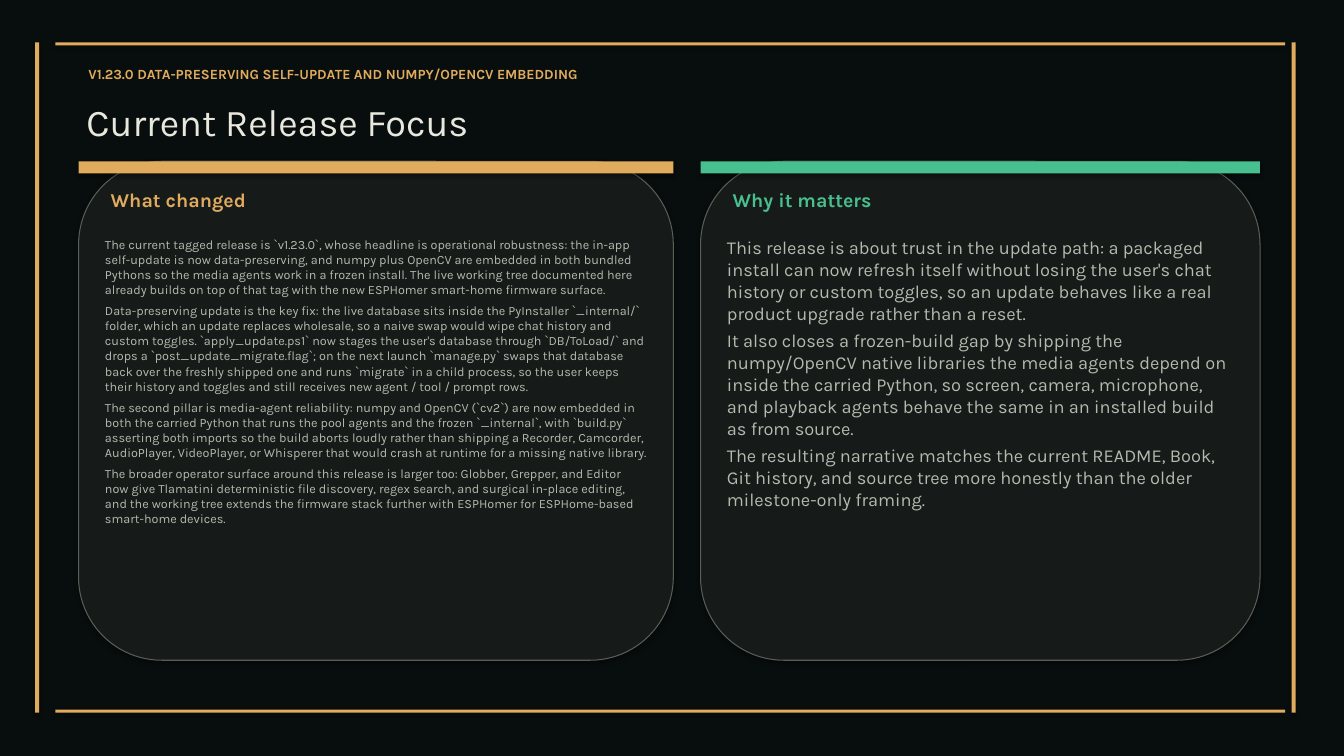
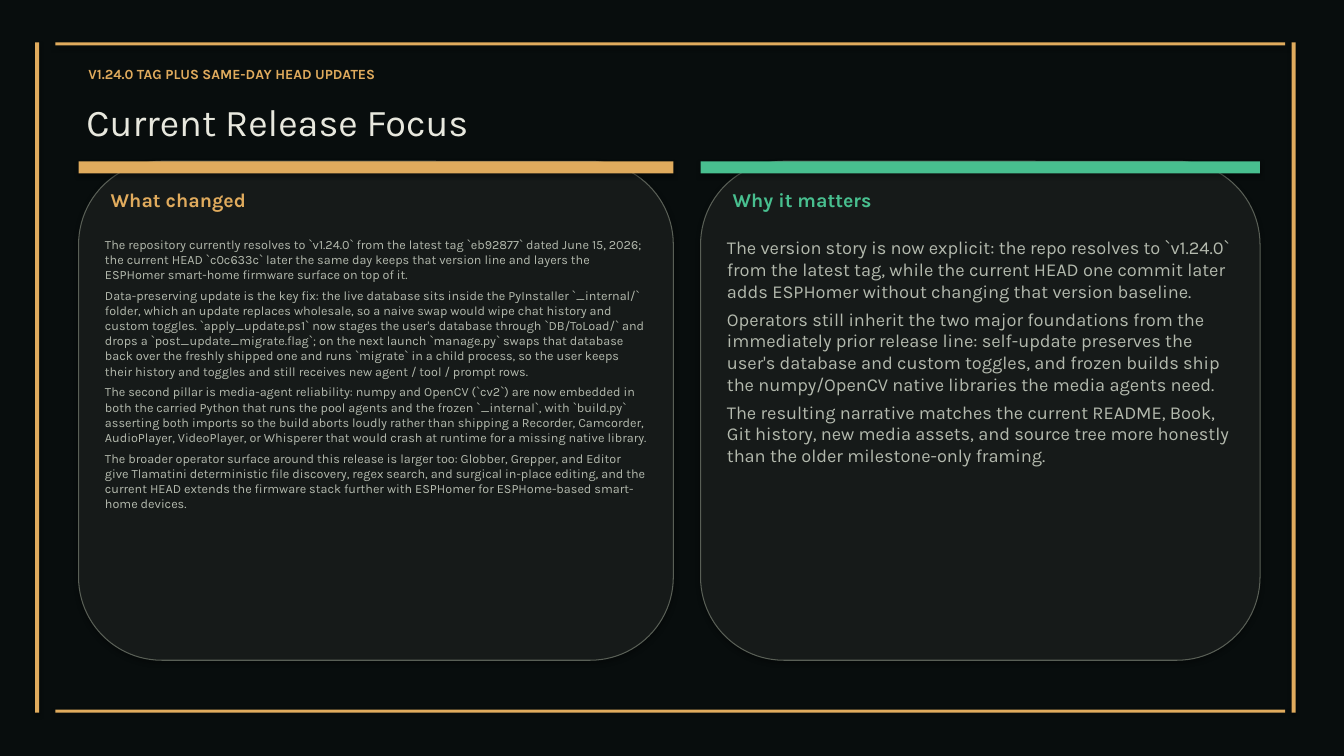
Before and after one commit to XAIHT/Tlamatini, a slide deck: slide 18 of Tlamatini_eXtended_Artificial_Intelligence_Humanly_Tempered.pptx. Drawn at 1344x756 pixels with LibreOffice and Linux fonts; fonts in the diff are those of the drawing. Boxes give left, top, right and bottom in pixels: in the first picture for what was removed or moved away, otherwise in the second. Text is boxed around its words. In the diff, an @@ line names an element or a change of style, - is before the commit and + after.

Commit message:
Updating visual documentation and self-aware/self-modify document, to version 1.24.0, by Tlamatini's-AutoBot.

```diff
--- a/Tlamatini_eXtended_Artificial_Intelligence_Humanly_Tempered.pptx
+++ b/Tlamatini_eXtended_Artificial_Intelligence_Humanly_Tempered.pptx
@@ text at box(88, 69, 375, 79): text changed @@
-V1.23.0 DATA-PRESERVING SELF-UPDATE AND NUMPY/OPENCV EMBEDDING
+V1.24.0 TAG PLUS SAME-DAY HEAD UPDATES
@@ text at box(105, 239, 642, 282): text changed @@
-The current tagged release is `v1.23.0`, whose headline is operational robustness: the in-app self-update is now data-preserving, and numpy plus OpenCV are embedded in both bundled Pythons so the media agents work in a frozen install. The live working tree documented here already builds on top of that tag with the new ESPHomer smart-home firmware surface.
+The repository currently resolves to `v1.24.0` from the latest tag `eb92877` dated June 15, 2026; the current HEAD `c0c633c` later the same day keeps that version line and layers the ESPHomer smart-home firmware surface on top of it.
@@ text at box(727, 240, 1230, 467): text changed @@
-This release is about trust in the update path: a packaged install can now refresh itself without losing the user's chat history or custom toggles, so an update behaves like a real product upgrade rather than a reset.
-It also closes a frozen-build gap by shipping the numpy/OpenCV native libraries the media agents depend on inside the carried Python, so screen, camera, microphone, and playback agents behave the same in an installed build as from source.
-The resulting narrative matches the current README, Book, Git history, and source tree more honestly than the older milestone-only framing.
+The version story is now explicit: the repo resolves to `v1.24.0` from the latest tag, while the current HEAD one commit later adds ESPHomer without changing that version baseline.
+Operators still inherit the two major foundations from the immediately prior release line: self-update preserves the user's database and custom toggles, and frozen builds ship the numpy/OpenCV native libraries the media agents need.
+The resulting narrative matches the current README, Book, Git history, new media assets, and source tree more honestly than the older milestone-only framing.
@@ text at box(105, 454, 645, 508): text changed @@
-The broader operator surface around this release is larger too: Globber, Grepper, and Editor now give Tlamatini deterministic file discovery, regex search, and surgical in-place editing, and the working tree extends the firmware stack further with ESPHomer for ESPHome-based smart-home devices.
+The broader operator surface around this release is larger too: Globber, Grepper, and Editor give Tlamatini deterministic file discovery, regex search, and surgical in-place editing, and the current HEAD extends the firmware stack further with ESPHomer for ESPHome-based smart-home devices.
```
Also in this commit, not shown: 17 other slides changed, 1 slide removed, 3 other files.
